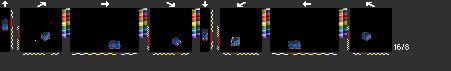
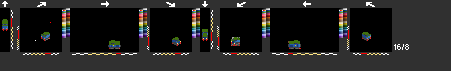
Revision of a layered 451 × 71 image; what changed, layer by layer:
added layer "4" above "3_nklj" over box(2, 19, 371, 48)
hid "2" over box(2, 20, 371, 46)
